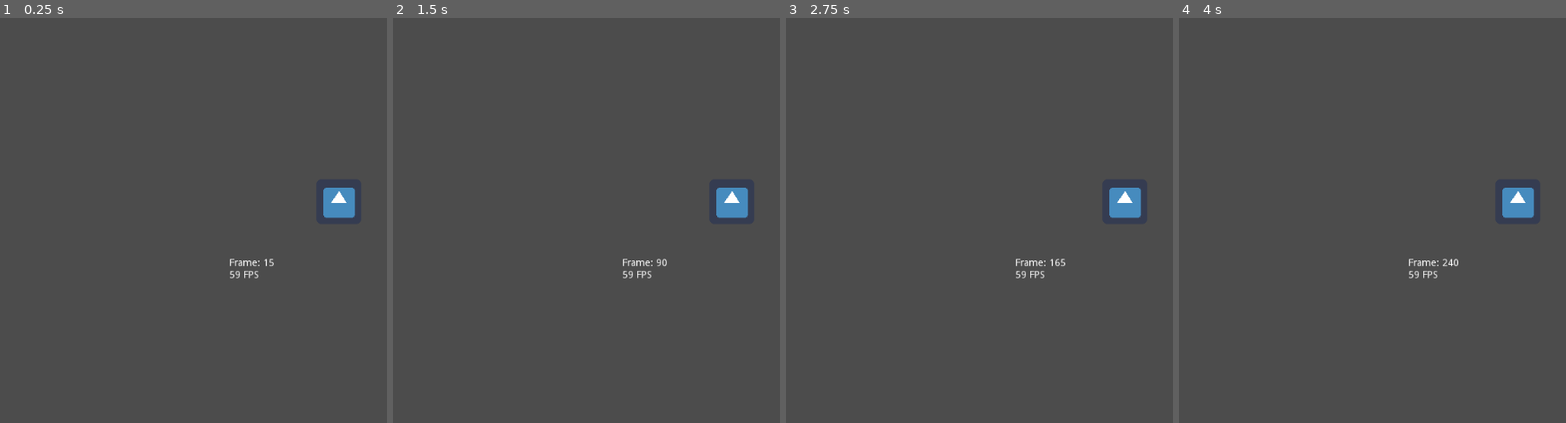
Above: before the commit, frames 1-4 (left to right).
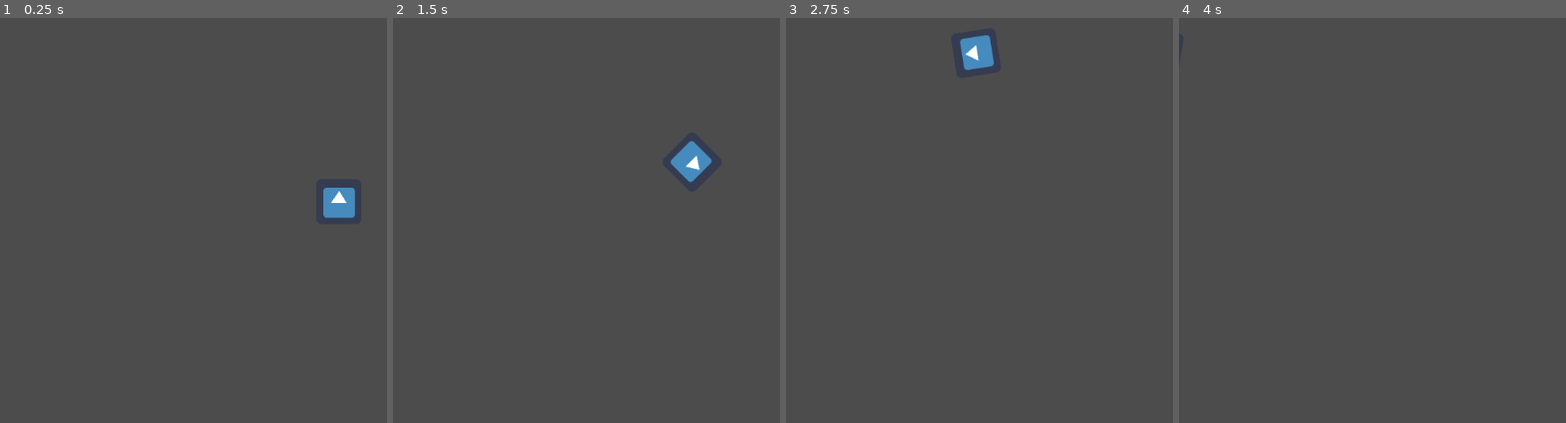
Above: after the commit, the same moments.

Repository: devtyper/godot-tutorials
Game: Godot game, scene res://Sprite.tscn
The game is run twice, just before and just after one commit, with the same random seed, the same clock (stepped at 60 frames per second) and the same inputs. The project has no main scene, so this scene is started directly. The engine's default icon, where the game draws it, is replaced by a stand-in: a white triangle on a blue panel in a dark square.
Inputs:
- Up to frame 1 (0.25 s): no input
- Up to frame 2 (1.5 s): tap Enter at 0.5 s; hold Right (ui_right) 0.53-1.28 s; hold Down (ui_down) from 1.28 s (still down)
- Up to frame 3 (2.75 s): release Down (ui_down) at 2.03 s; hold Right (ui_right) from 2.03 s (still down)
- Up to frame 4 (4 s): release Right (ui_right) at 2.78 s; hold Up (ui_up) 2.78-3.53 s; hold Left (ui_left) from 3.53 s (still down)

The runs differ from the first frame. In frame 1, 0.2% of the frame differs, in the area x 59-71%, y 59-65%; in frame 2, 1.4%, in the area x 59-92%, y 30-65%; in frame 3, 1.4%; in frame 4, 0.8%.

Commit message:
Delete Label class and Add completed "Listening to player input" tutorial

Diff:
--- a/listening-to-player-input/Label.gd
+++ /dev/null
@@ -1,7 +0,0 @@
-extends Label
-var frame = 0
-var fps = 0
-func _process(delta):
-	frame += 1
-	fps = 1/delta
-	text = "Frame: " + String(int(frame)) + "\n" + String(int(fps)) + " FPS"
--- a/listening-to-player-input/Sprite.gd
+++ b/listening-to-player-input/Sprite.gd
@@ -1,7 +1,22 @@
 extends Sprite
+
 var speed = 400
 var angular_speed = PI
-#func _process(delta):
-#	rotation += angular_speed * delta
-#	var velocity = Vector2.UP.rotated(rotation) * speed
-#	position += velocity * delta
+
+
+func _process(delta):
+	var direction = 0
+	if Input.is_action_pressed("ui_left"):
+		direction = -1
+	if Input.is_action_pressed("ui_right"):
+		direction = 1
+
+	rotation += angular_speed * direction * delta
+
+	var velocity = Vector2.ZERO
+	if Input.is_action_pressed("ui_up"):
+		velocity = Vector2.UP.rotated(rotation) * speed
+	if Input.is_action_pressed("ui_down"):
+		velocity = Vector2.DOWN.rotated(rotation) * speed
+
+	position += velocity * delta
--- a/listening-to-player-input/Sprite.tscn
+++ b/listening-to-player-input/Sprite.tscn
@@ -1,17 +1,9 @@
-[gd_scene load_steps=4 format=2]
+[gd_scene load_steps=3 format=2]
 
 [ext_resource path="res://Sprite.gd" type="Script" id=1]
 [ext_resource path="res://icon.png" type="Texture" id=2]
-[ext_resource path="res://Label.gd" type="Script" id=3]
 
 [node name="Sprite" type="Sprite"]
 position = Vector2( 483, 284 )
 texture = ExtResource( 2 )
 script = ExtResource( 1 )
-
-[node name="Label" type="Label" parent="."]
-margin_left = -156.0
-margin_top = 81.0
-margin_right = -17.0
-margin_bottom = 125.0
-script = ExtResource( 3 )
--- a/listening-to-player-input/project.godot
+++ b/listening-to-player-input/project.godot
@@ -17,6 +17,37 @@
 
 common/drop_mouse_on_gui_input_disabled=true
 
+[input]
+
+ui_left={
+"deadzone": 0.5,
+"events": [ Object(InputEventKey,"resource_local_to_scene":false,"resource_name":"","device":0,"alt":false,"shift":false,"control":false,"meta":false,"command":false,"pressed":false,"scancode":16777231,"physical_scancode":0,"unicode":0,"echo":false,"script":null)
+, Object(InputEventJoypadButton,"resource_local_to_scene":false,"resource_name":"","device":0,"button_index":14,"pressure":0.0,"pressed":false,"script":null)
+, Object(InputEventKey,"resource_local_to_scene":false,"resource_name":"","device":0,"alt":false,"shift":false,"control":false,"meta":false,"command":false,"pressed":false,"scancode":65,"physical_scancode":0,"unicode":0,"echo":false,"script":null)
+ ]
+}
+ui_right={
+"deadzone": 0.5,
+"events": [ Object(InputEventKey,"resource_local_to_scene":false,"resource_name":"","device":0,"alt":false,"shift":false,"control":false,"meta":false,"command":false,"pressed":false,"scancode":16777233,"physical_scancode":0,"unicode":0,"echo":false,"script":null)
+, Object(InputEventJoypadButton,"resource_local_to_scene":false,"resource_name":"","device":0,"button_index":15,"pressure":0.0,"pressed":false,"script":null)
+, Object(InputEventKey,"resource_local_to_scene":false,"resource_name":"","device":0,"alt":false,"shift":false,"control":false,"meta":false,"command":false,"pressed":false,"scancode":68,"physical_scancode":0,"unicode":0,"echo":false,"script":null)
+ ]
+}
+ui_up={
+"deadzone": 0.5,
+"events": [ Object(InputEventKey,"resource_local_to_scene":false,"resource_name":"","device":0,"alt":false,"shift":false,"control":false,"meta":false,"command":false,"pressed":false,"scancode":16777232,"physical_scancode":0,"unicode":0,"echo":false,"script":null)
+, Object(InputEventJoypadButton,"resource_local_to_scene":false,"resource_name":"","device":0,"button_index":12,"pressure":0.0,"pressed":false,"script":null)
+, Object(InputEventKey,"resource_local_to_scene":false,"resource_name":"","device":0,"alt":false,"shift":false,"control":false,"meta":false,"command":false,"pressed":false,"scancode":87,"physical_scancode":0,"unicode":0,"echo":false,"script":null)
+ ]
+}
+ui_down={
+"deadzone": 0.5,
+"events": [ Object(InputEventKey,"resource_local_to_scene":false,"resource_name":"","device":0,"alt":false,"shift":false,"control":false,"meta":false,"command":false,"pressed":false,"scancode":16777234,"physical_scancode":0,"unicode":0,"echo":false,"script":null)
+, Object(InputEventJoypadButton,"resource_local_to_scene":false,"resource_name":"","device":0,"button_index":13,"pressure":0.0,"pressed":false,"script":null)
+, Object(InputEventKey,"resource_local_to_scene":false,"resource_name":"","device":0,"alt":false,"shift":false,"control":false,"meta":false,"command":false,"pressed":false,"scancode":83,"physical_scancode":0,"unicode":0,"echo":false,"script":null)
+ ]
+}
+
 [physics]
 
 common/enable_pause_aware_picking=true
